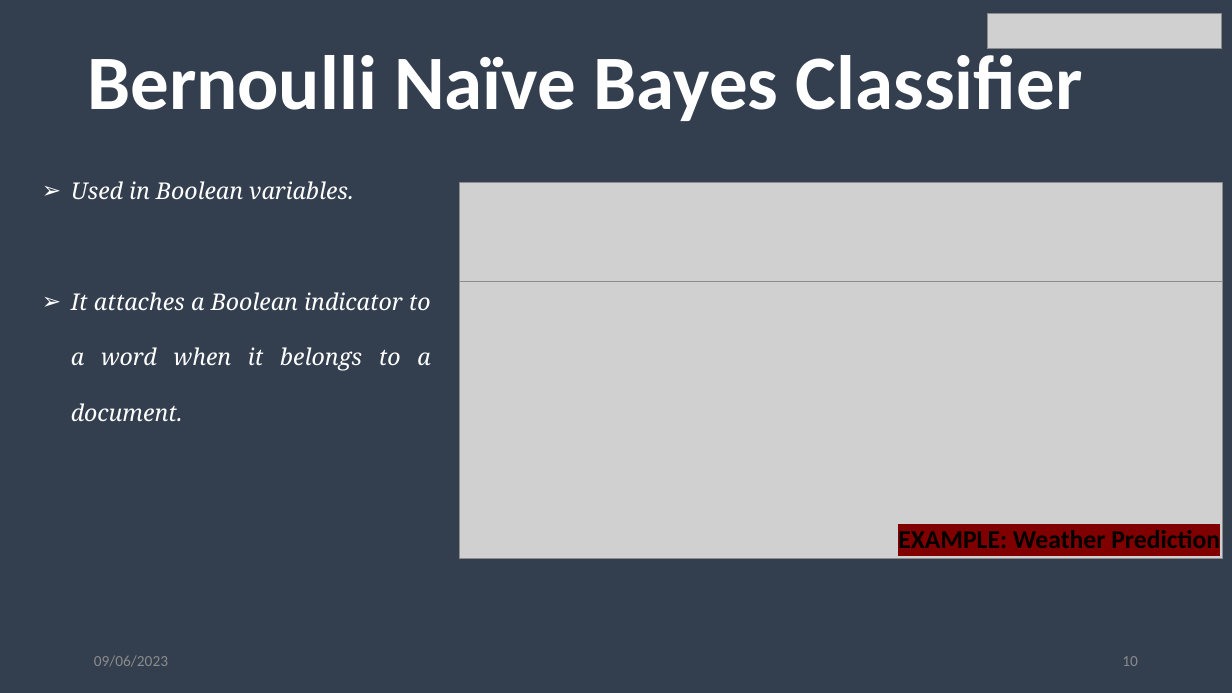
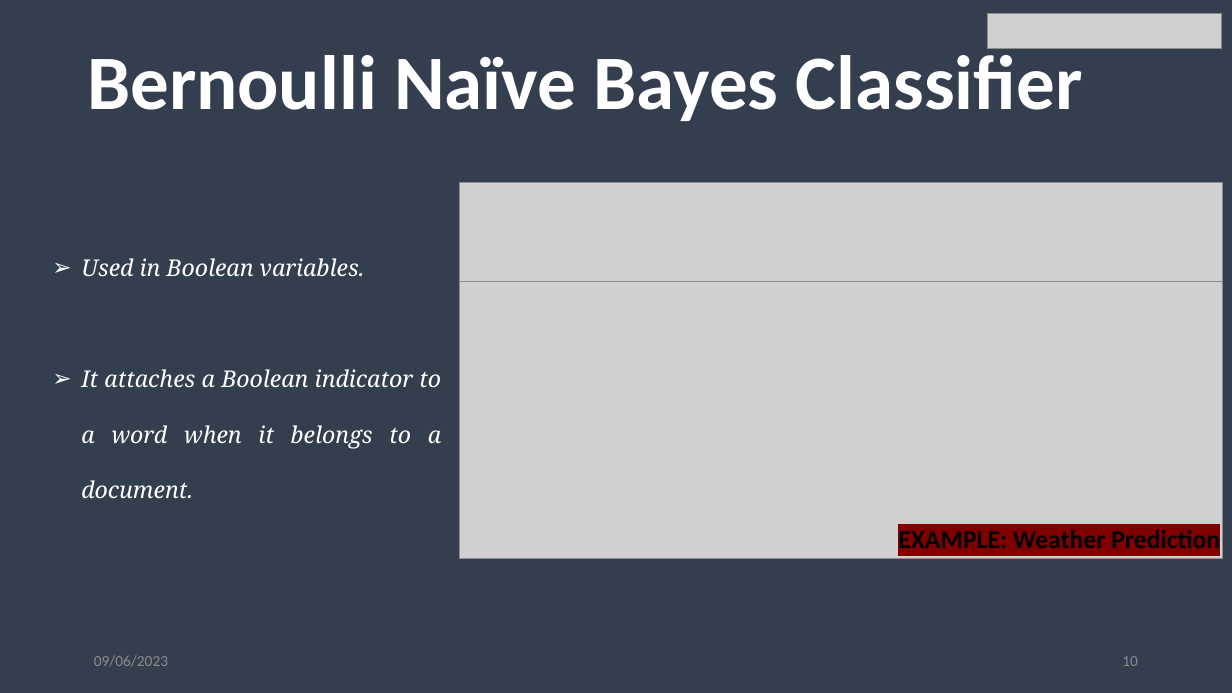
Before and after one commit to Stephaaniee/Machine-Learning, a slide deck: slide 10 of NaiveBayes.pptx. Drawn at 1232x693 pixels with LibreOffice and Linux fonts; fonts in the diff are those of the drawing; grey boxes stand for pictures; background and template pictures are left out. Boxes give left, top, right and bottom in pixels: in the first picture for what was removed or moved away, otherwise in the second. Text is boxed around its words. In the diff, an @@ line names an element or a change of style, - is before the commit and + after.

```diff
--- a/NaiveBayes.pptx
+++ b/NaiveBayes.pptx
@@ text "Used in Boolean variables.": place and size @@
-text "Used in Boolean variables." at [71, 181, 431, 422]
+text "Used in Boolean variables." at [81, 258, 441, 499]
```
Also in this commit, not shown: 1 other slide changed.
